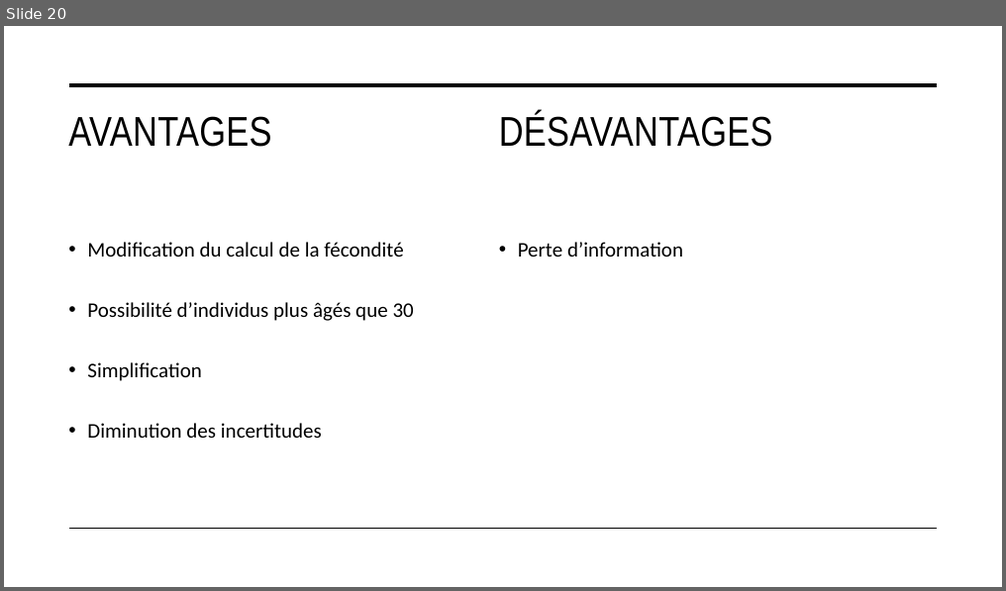
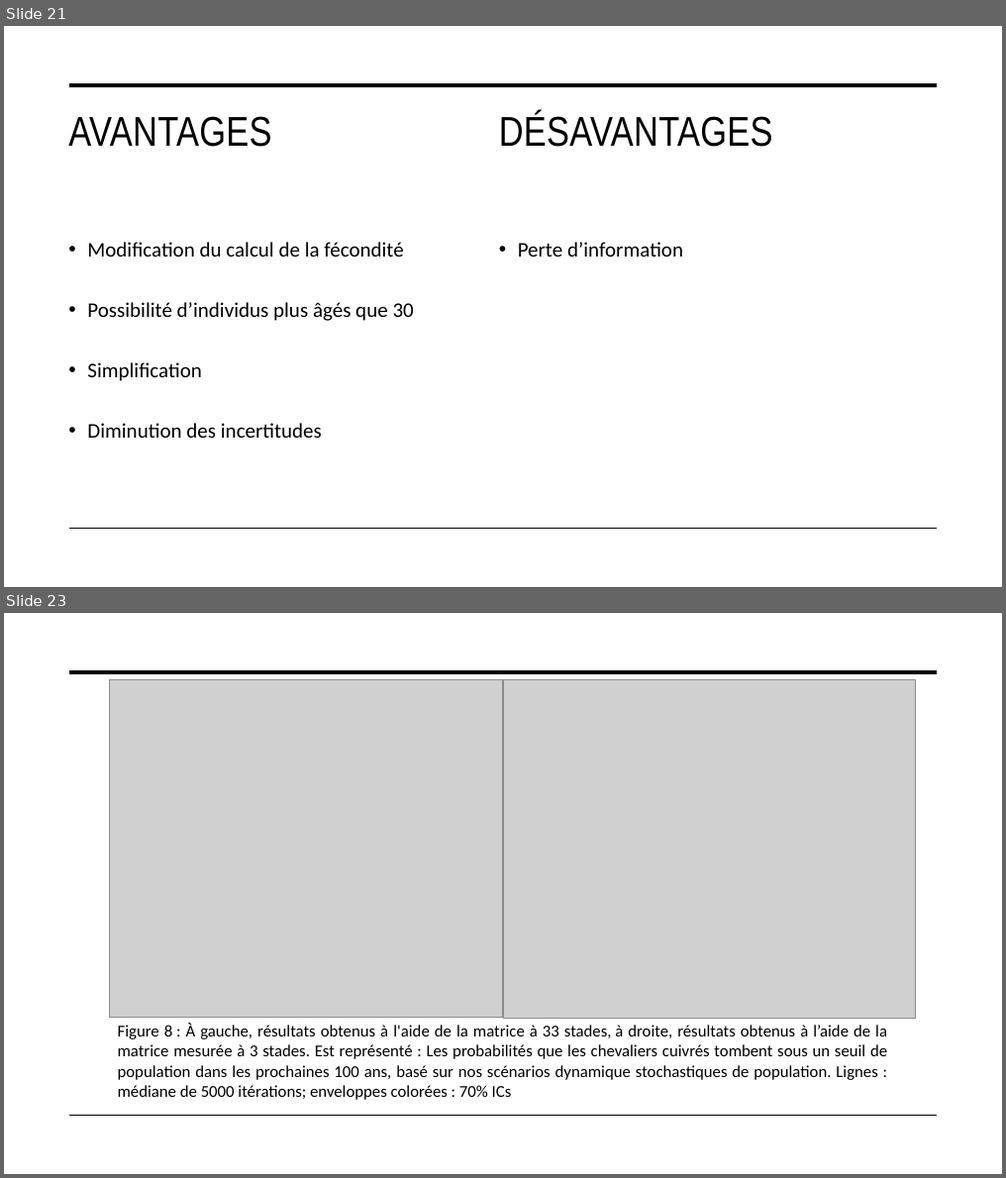
Before and after one commit to PlasseTristan/Projet_final, a slide deck: Rapport/Chevalier_cuivré.pptx. Shown one above the other, each under a label of ours: slide 20 before the commit, slides 21 and 23 after it; the slides between them are not shown. The pictures are 1006x591 and 1006x1178 pixels, drawn with LibreOffice and Linux fonts; fonts in the diff are those of the drawing; grey boxes stand for pictures. Boxes give left, top, right and bottom in pixels: in the first picture for what was removed or moved away, otherwise in the second. Text is boxed around its words. In the diff, an @@ line names an element or a change of style, - is before the commit and + after.

```diff
--- a/Rapport/Chevalier_cuivré.pptx
+++ b/Rapport/Chevalier_cuivré.pptx
@@ slide 23 added at [4, 613, 1002, 1174], background #FFFFFF; not listed: 2 template elements that a slide beside it also shows @@
@@ picture added at [110, 679, 503, 1017] @@
@@ picture added at [503, 679, 916, 1018] @@
@@ text added at [118, 1024, 887, 1100], 16 pt, text #000000 @@
+Figure 8 : À gauche, résultats obtenus à l'aide de la matrice à 33 stades, à droite, résultats obtenus à l’aide de la matrice mesurée à 3 stades. Est représenté : Les probabilités que les chevaliers cuivrés tombent sous un seuil de population dans les prochaines 100 ans, basé sur nos scénarios dynamique stochastiques de population. Lignes : médiane de 5000 itérations; enveloppes colorées : 70% ICs
@@ what was slide 20 is now slide 21 @@
```
Also in this commit, not shown: 7 slides changed, 6 other slides added, 5 slides removed, 3 other files.
